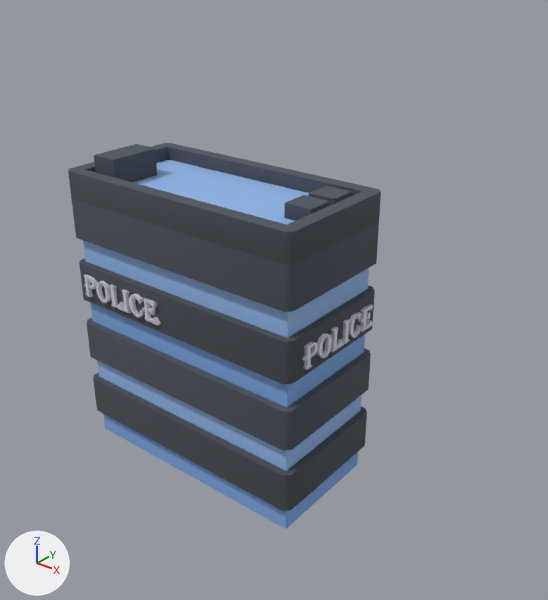
A saved change to the glTF model public/models/police.glb.
Before and after are seen from a camera (50 mm lens) standing at (1.7, -1.83, 1.85) and looking at (0.19, 0.07, 0.68). The axes (+X, +Y, +Z) are drawn at lower left. The lights are the same throughout. The picture after the commit comes second. Where no turn or scale is listed for an object, it has been applied to the vertices. Vertices at exactly the same position are counted once.

Objects in the first picture: 'low-detail-building-wide-b.001', '文本.004', '文本.006'.
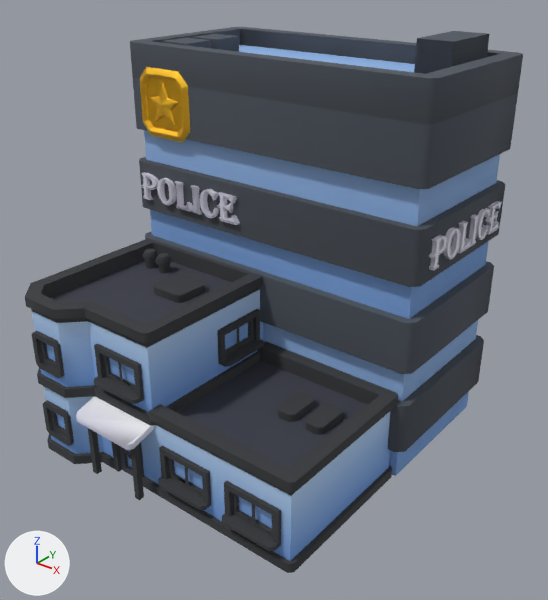
What differs and where, as boxes (x1, y1, x2, y2) in the pictures (548 x 600 px):
'low-detail-building-wide-b.001', moved, turned, rescaled
    before: (68, 143, 381, 529)
    after: (130, 29, 523, 476)
'building-e', added
    after: (25, 238, 398, 573)
'Mesh_0.002', reshaped, moved, turned, rescaled (not visible before)
    after: (130, 27, 523, 476)
'文本.004', moved, turned, rescaled
    before: (302, 304, 373, 370)
    after: (429, 206, 499, 271)
'Mesh_0.001', added
    after: (140, 74, 190, 143)

The edits, one by one:
Material '材质.004' (mat_材质_004) is new.
Its base color is (1.0, 0.584, 0.0393) (yellow #ffc938).
Its metallic is 0.488.
Material 'colormap.004' (mat_colormap_004) is new.
Its texture is img_colormap.
Its roughness is 1.0.
me_mesh_0_002 is used by ob_mesh_0_002; location (0.351, 0.25, 0.937); scale (0.0997, 0.0997, 0.0997).
me_mesh_0_002 had 5002 vertices, 10000 faces and spanned x -1.0..1.0, y -0.12..0.12, z -1.0..1.0.
me_mesh_0_002 now has 18762 vertices, 37254 faces and spans x -8.66..1.62, y -5.14..0.12, z -9.4..2.13.
me_mesh_0_002 part 1: 52 vertices moved within x -0.81..0.83, y -0.11..0.04, z -0.72..0.84; 13760 vertices added at x -8.66..1.62, y -5.14..0.12, z -9.4..2.13.
me_mesh_0_002 gains material mat_colormap_041 (picture img_colormap).
me_mesh_0_002 gains material mat_材质_006 (white #dadaea).
Mesh me_mesh_0_001 is new.
It has 5002 vertices, 10000 faces and spans x -0.124..0.124, y -0.015..0.015, z -0.124..0.124.
It uses material mat_材质_004 (yellow #ffc938).
Mesh me_building_e is new.
It has 779 vertices, 1497 faces and spans x -0.579..0.579, y -0.356..0.356, z 0.0..0.631.
It uses material mat_colormap_004 (picture img_colormap).
Object 'Mesh_0.002' (ob_mesh_0_002) moves from (0.351, 0.25, 0.937) to (-0.325, 0.083, 1.296).
Object 'Mesh_0.002' (ob_mesh_0_002) turns from (0, 0, 0) to (0, 0, 180) degrees about x, y and z.
Object 'Mesh_0.002' (ob_mesh_0_002) is rescaled from (0.0997, 0.0997, 0.0997) to (0.124, 0.124, 0.124).
Object 'low-detail-building-wide-b.001' (ob_low_detail_building_wide_b_001) moves from (0.0, 0.0, 0.0) to (0.112, 0.392, 0.131).
Object 'low-detail-building-wide-b.001' (ob_low_detail_building_wide_b_001) turns from (0, 0, -180) to (0, 0, -0.2) degrees about x, y and z.
Object 'low-detail-building-wide-b.001' (ob_low_detail_building_wide_b_001) is rescaled from (1.0, 1.0, 1.0) to (1.24, 1.24, 1.24).
Object '文本.004' (ob_文本_004) moves from (0.5, 0.097, 0.668) to (0.733, 0.489, 0.966).
Object '文本.004' (ob_文本_004) turns from (90, 0, 90) to (90, 0, 90) degrees about x, y and z.
Object '文本.004' (ob_文本_004) is rescaled from (0.139, 0.139, 0.139) to (0.172, 0.172, 0.172).
Object 'Mesh_0.001' (ob_mesh_0_001) is new; it shows me_mesh_0_001.
Its location is (-0.325, 0.083, 1.296).
Object 'building-e' (ob_building_e) is new; it shows me_building_e.
Its location is (0.112, -0.214, 0.129).
